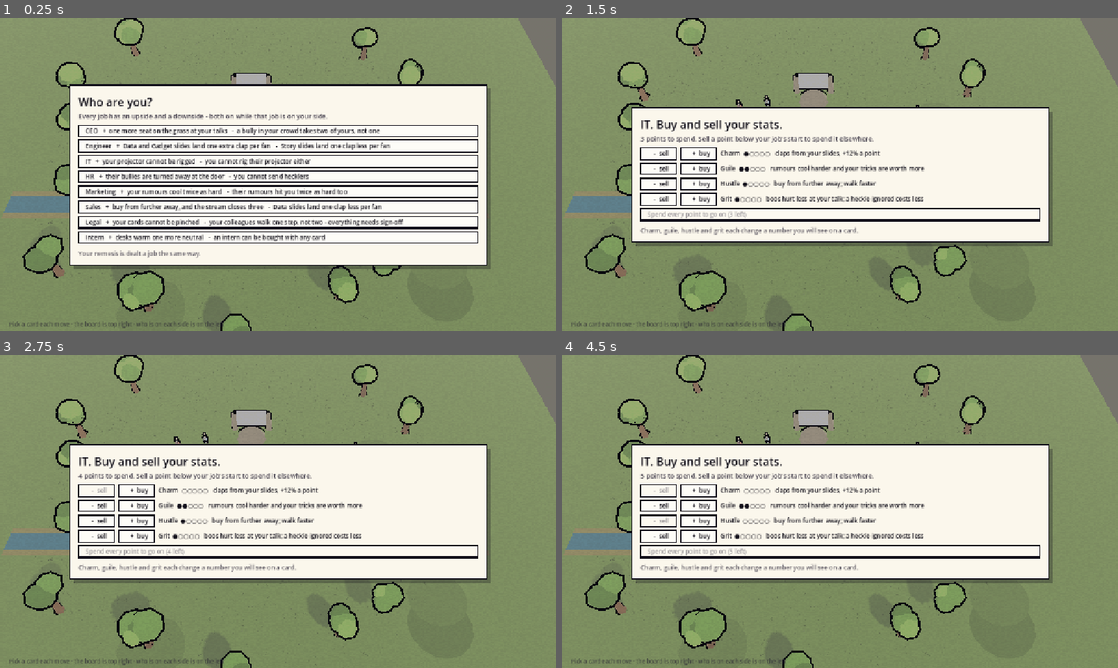
Above: before the commit, frames 1-4 (two rows, left to right).
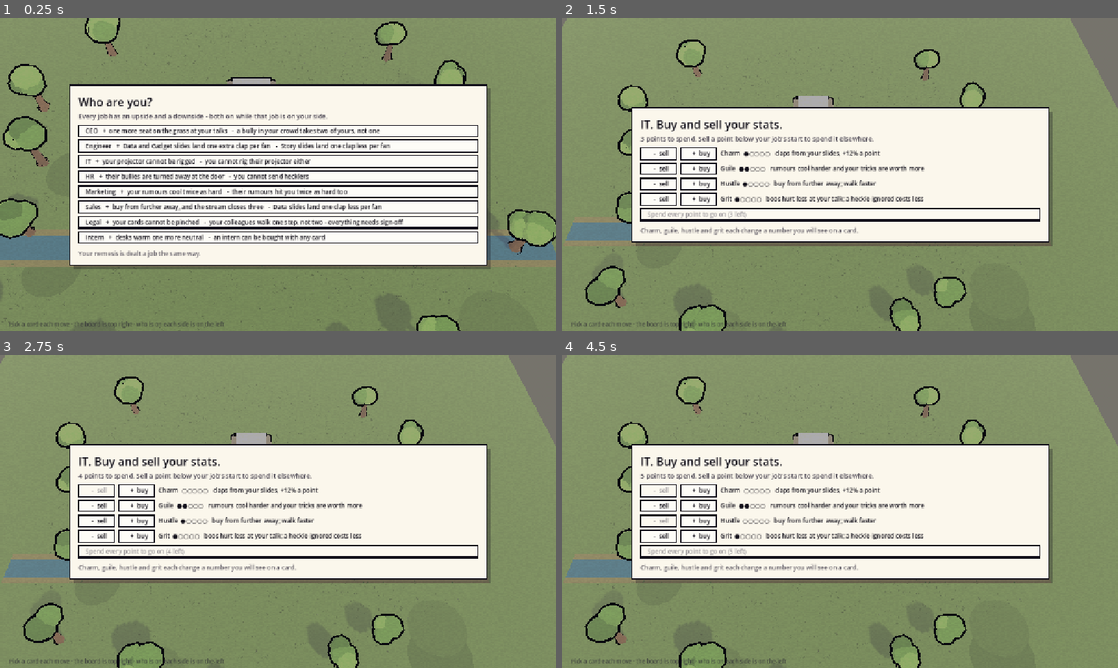
Above: after the commit, the same moments.

Repository: nathandunn/flipbook-field
Game: Godot game, scene res://scenes/main.tscn
The game is run twice, just before and just after one commit, with the same random seed, the same clock (stepped at 60 frames per second) and the same inputs.
Inputs (mouse positions are in pixels of both pictures, inside the frame that each line leads up to):
- Up to frame 1 (0.25 s): no input
- Up to frame 2 (1.5 s): move the mouse to (962, 158) at 0.52 s; hold D (move_right) 0.53-1.25 s; hold E (interact) 0.53-1.25 s; click (962, 158) at 0.67 s; click "+ buy" at 1.25 s
- Up to frame 3 (2.75 s): click "- sell" at 2 s
- Up to frame 4 (4.5 s): click "- sell" at 2.75 s; click "+ buy" at 3.5 s; click "- sell" at 4.25 s

The runs differ from the first frame. In frame 1, 8.3% of the frame differs, in the area x 0-100%, y 0-100%; in frame 2, 6.0%; in frame 3, 6.0%; in frame 4, 6.0%.

Commit message:
Every panel folds; people walk through each other
- Status block, roster, floor plan, move list and talk panel each get a
  minimise tab (scripts/fold.gd) that tucks them to a title bar; the board
  camera eases into whatever the open panels leave clear
- People and the player live on collision layer 2 and only collide with the
  world: crowds used to stall walks until they timed out and the mover was
  snapped into place (1 in 20 player walks, 2 in 7 colleague walks); after,
  0 of 182 walks ended more than 1.5 m short

Co-Authored-By: Claude Opus 5.5 <noreply@anthropic.com>
Claude-Session: https://claude.ai/code/session_01QVFjdR5Wx9YraLvh63mEVL

Diff:
--- a/project/scripts/floor_plan.gd
+++ b/project/scripts/floor_plan.gd
@@ -15,6 +15,9 @@
 var you: String = ""
 var them: String = ""
 var steps: int = 0
+## Tucked down to its title bar.
+var folded: bool = false
+var _fold: Button
 ## Colleagues on the board: [room, side, initial, morale, ready].
 var units: Array = []
 ## room -> side that walled it (IT firewall).
@@ -27,6 +30,17 @@
 func _ready() -> void:
 	mouse_filter = Control.MOUSE_FILTER_IGNORE
 	visible = false
+	_fold = Fold.button(self, _toggle)
+
+
+func _toggle() -> void:
+	folded = not folded
+	Fold.mark(_fold, folded)
+
+
+## Height on screen right now, for whoever lays out under it.
+func shown_h() -> float:
+	return 30.0 if folded else H
 
 
 func _process(_d: float) -> void:
@@ -35,7 +49,8 @@
 	var vp := get_viewport_rect().size
 	# Top right: the HUD has the top left, the planner has the bottom.
 	position = Vector2(vp.x - W - 16.0, 16.0)
-	size = Vector2(W, H)
+	size = Vector2(W, shown_h())
+	_fold.position = Vector2(W - Fold.SIZE.x - 5, 4)
 	queue_redraw()
 
 
@@ -47,6 +62,15 @@
 
 func _draw() -> void:
 	if board == null:
+		return
+	var font0 := ThemeDB.fallback_font
+	if folded:
+		draw_rect(Rect2(Vector2(6, 7), Vector2(W, 30)), Color(0.07, 0.06, 0.1, 0.3), true)
+		draw_rect(Rect2(Vector2.ZERO, Vector2(W, 30)), PAPER, true)
+		draw_rect(Rect2(Vector2.ZERO, Vector2(W, 30)), INK, false, 3.0)
+		draw_string(font0, Vector2(10, 20), "BOARD   you: %s  ·  them: %s" % [
+			board.rooms[you]["short"] if board.rooms.has(you) else "-",
+			board.rooms[them]["short"] if board.rooms.has(them) else "-"], HORIZONTAL_ALIGNMENT_LEFT, W - 44, 12, INK)
 		return
 	draw_rect(Rect2(Vector2(6, 7), Vector2(W, H)), Color(0.07, 0.06, 0.1, 0.3), true)
 	draw_rect(Rect2(Vector2.ZERO, Vector2(W, H)), PAPER, true)
--- /dev/null
+++ b/project/scripts/fold.gd
@@ -0,0 +1,49 @@
+## Fold — the little [–] / [+] tab every panel carries.
+##
+## Any panel can be tucked down to its title bar and brought back, so the board
+## can be watched whole. The camera reframes into whatever the panels leave
+## clear (see Game._frame_board).
+class_name Fold
+extends RefCounted
+
+const PAPER := Color("fbf7ec")
+const INK := Color("12101a")
+const SIZE := Vector2(26, 22)
+
+
+## A fold tab parented to [param parent]; [param on_toggle] is called on press.
+## The caller places it (top-right of its panel) every frame.
+static func button(parent: Control, on_toggle: Callable) -> Button:
+	var b := Button.new()
+	b.text = "–"
+	b.tooltip_text = "Minimise"
+	b.focus_mode = Control.FOCUS_NONE
+	b.mouse_filter = Control.MOUSE_FILTER_STOP
+	b.custom_minimum_size = SIZE
+	b.size = SIZE
+	b.alignment = HORIZONTAL_ALIGNMENT_CENTER
+	b.add_theme_font_size_override("font_size", 15)
+	b.add_theme_color_override("font_color", INK)
+	b.add_theme_color_override("font_hover_color", INK)
+	b.add_theme_color_override("font_pressed_color", PAPER)
+	b.add_theme_stylebox_override("normal", _box(Color(1, 1, 1, 0.6)))
+	b.add_theme_stylebox_override("hover", _box(Color(1, 1, 1, 1.0)))
+	b.add_theme_stylebox_override("pressed", _box(Color(0.13, 0.11, 0.18, 0.9)))
+	b.pressed.connect(on_toggle)
+	parent.add_child(b)
+	return b
+
+
+## Show the right glyph for the state: – folds, + unfolds.
+static func mark(b: Button, folded: bool) -> void:
+	b.text = "+" if folded else "–"
+	b.tooltip_text = "Restore" if folded else "Minimise"
+
+
+static func _box(fill: Color) -> StyleBoxFlat:
+	var sb := StyleBoxFlat.new()
+	sb.bg_color = fill
+	sb.border_color = INK
+	sb.set_border_width_all(2)
+	sb.set_content_margin_all(0)
+	return sb
--- a/project/scripts/game.gd
+++ b/project/scripts/game.gd
@@ -178,6 +178,10 @@
 	roster.game = self
 	$UI.add_child(roster)
 	planner.left_margin = Roster.W + 12.0
+	# The HUD last in the UI tree: its toasts draw on top already (z_index),
+	# and its fold tab has to be first in line for clicks too - the planner
+	# covers the window to catch stray clicks.
+	hud.move_to_front()
 	planner.top_margin = FloorPlan.H + 16.0
 
 	hud.set_hint("Pick a card each move · the board is top right · who is on each side is on the left")
@@ -573,20 +577,23 @@
 	# The roster is the table; the talk and the round card sit on top of it.
 	roster.visible = _started and not talk_ui.visible
 	floor_plan.visible = _started and not talk_ui.visible
+	# The move list sits under the floor plan, however tall that is right now.
+	planner.top_margin = 16.0 + floor_plan.shown_h() + 12.0
 	if board_cam and board_cam.current:
-		_frame_board()
+		_frame_board(_delta)
 
 
 ## Aim the board camera so the whole office fits in the part of the window the
 ## panels leave clear: between the roster on the left and the move list on the
 ## right. Recomputed every frame, so any window size frames the same board.
-func _frame_board() -> void:
+func _frame_board(delta: float = 1.0) -> void:
 	var vp := get_viewport().get_visible_rect().size
 	if vp.x <= 0.0 or vp.y <= 0.0:
 		return
-	var left := Roster.W + 24.0
-	var right := vp.x - Planner.COLUMN_W - 32.0
-	var top := 128.0
+	# A folded panel gives its side of the window back to the board.
+	var left := 16.0 if roster.folded else Roster.W + 24.0
+	var right := vp.x - 16.0 if planner.folded else vp.x - Planner.COLUMN_W - 32.0
+	var top := hud.status_bottom() + 8.0
 	# A narrow window has no room for a clear column: frame the whole screen
 	# and let the panels sit over the grass.
 	if right - left < vp.x * 0.3:
@@ -603,13 +610,18 @@
 	var span_z := (BOARD_MAX.y - BOARD_MIN.y) * 0.5 * sin(pitch) * 1.15
 	var d: float = maxf(span_x * half / (free_w * 0.5 * t), span_z * half / (free_h * 0.5 * t))
 	var center := Vector3((BOARD_MIN.x + BOARD_MAX.x) * 0.5, 0.0, (BOARD_MIN.y + BOARD_MAX.y) * 0.5)
-	board_cam.global_position = center + Vector3(0.0, d * sin(pitch), d * cos(pitch))
+	var want_pos := center + Vector3(0.0, d * sin(pitch), d * cos(pitch))
 	board_cam.rotation = Vector3(-pitch, 0.0, 0.0)
 	# Slide the picture into the clear area: offsets are in metres on the
 	# camera's own plane at the focal distance.
 	var px_per_m := half / (d * t)
-	board_cam.h_offset = -((left + right) * 0.5 - vp.x * 0.5) / px_per_m
-	board_cam.v_offset = -((top + vp.y) * 0.5 - vp.y * 0.5) / px_per_m
+	var want_h := -((left + right) * 0.5 - vp.x * 0.5) / px_per_m
+	var want_v := -((top + vp.y) * 0.5 - vp.y * 0.5) / px_per_m
+	# Ease into a new framing (a panel folded or opened) rather than jump.
+	var k := clampf(delta * 6.0, 0.0, 1.0)
+	board_cam.global_position = board_cam.global_position.lerp(want_pos, k)
+	board_cam.h_offset = lerpf(board_cam.h_offset, want_h, k)
+	board_cam.v_offset = lerpf(board_cam.v_offset, want_v, k)
 
 
 # --- one move ----------------------------------------------------------------
--- a/project/scripts/hud.gd
+++ b/project/scripts/hud.gd
@@ -23,6 +23,9 @@
 var _toast_t: float = 0.0
 var _banner_t: float = 0.0
 var _prompt_visible: bool = false
+## The status block tucked down to round and score.
+var folded: bool = false
+var _fold: Button
 
 
 func _ready() -> void:
@@ -45,6 +48,27 @@
 	_prompt.visible = false
 	_toast.visible = false
 	_banner.visible = false
+	_fold = Fold.button(self, _toggle)
+	_fold.visible = false
+
+
+func _toggle() -> void:
+	folded = not folded
+	Fold.mark(_fold, folded)
+
+
+## The status block's box: round and score always; hand and the room's wants
+## unless folded.
+func _status_rect() -> Rect2:
+	var w := maxf(_score_label.size.x, _round_label.size.x + 130.0)
+	if not folded:
+		w = maxf(w, maxf(_props_label.size.x, _demand_label.size.x))
+	return Rect2(Vector2(12, 8), Vector2(w + 32 + Fold.SIZE.x, 62.0 if folded else 110.0))
+
+
+## Bottom edge of the status block, for the roster to sit under.
+func status_bottom() -> float:
+	return _status_rect().end.y if _round_label.text != "" else 8.0
 
 
 func _mk(size: int, col: Color) -> Label:
@@ -141,6 +165,11 @@
 
 	_demand_label.size = _demand_label.get_minimum_size()
 	_demand_label.position = Vector2(20, 92)
+	_props_label.visible = not folded
+	_demand_label.visible = not folded
+	_fold.visible = _round_label.text != ""
+	var sr := _status_rect()
+	_fold.position = Vector2(sr.end.x - Fold.SIZE.x - 6, sr.position.y + 6)
 
 	_hint.size = _hint.get_minimum_size()
 	_hint.position = Vector2(20, vp.y - 26)
@@ -172,8 +201,7 @@
 	# Panel behind the status block. Nothing to say yet (the setup screen is
 	# up), nothing to draw.
 	if _round_label.text != "":
-		var top := Rect2(Vector2(12, 8), Vector2(
-			maxf(maxf(_score_label.size.x, _props_label.size.x), _demand_label.size.x) + 32, 110))
+		var top := _status_rect()
 		draw_rect(top, Color(0.98, 0.96, 0.90, 0.82), true)
 		draw_rect(top, INK, false, 3.0)
 
--- a/project/scripts/person.gd
+++ b/project/scripts/person.gd
@@ -63,6 +63,11 @@
 
 func _ready() -> void:
 	_gravity = float(ProjectSettings.get_setting("physics/3d/default_gravity", 9.8)) * 1.8
+	# People stand on the world (layer 1) but walk through each other (they
+	# live on layer 2 and only look for layer 1). Bumping into a crowd used to
+	# stall a walk until it timed out and the mover was snapped into place.
+	collision_layer = 2
+	collision_mask = 1
 
 	var shape := CollisionShape3D.new()
 	var cap := CapsuleShape3D.new()
--- a/project/scripts/planner.gd
+++ b/project/scripts/planner.gd
@@ -33,6 +33,9 @@
 ## Room left for the roster on the left and the floor plan at the top right.
 var left_margin: float = 0.0
 var top_margin: float = 0.0
+## Tucked down to its title bar: the cards wait there until you open it.
+var folded: bool = false
+var _fold: Button
 
 
 func _ready() -> void:
@@ -55,6 +58,12 @@
 	_box.add_theme_constant_override("separation", 6)
 	_box.size_flags_horizontal = Control.SIZE_EXPAND_FILL
 	_scroll.add_child(_box)
+	_fold = Fold.button(self, _toggle)
+
+
+func _toggle() -> void:
+	folded = not folded
+	Fold.mark(_fold, folded)
 
 
 func _label(size: int, col: Color) -> Label:
@@ -219,6 +228,13 @@
 	var rows := _box.get_combined_minimum_size().y
 	var foot := 0.0 if _mode == "run" else _hint.get_minimum_size().y + 10.0
 	var h: float = minf(pad * 2.0 + head + rows + foot, vp.y - top_margin - 22.0 - 12.0)
+	# Folded: just the title bar, and clicks go through to nothing behind it.
+	_sub.visible = not folded
+	_scroll.visible = not folded
+	_hint.visible = not folded
+	mouse_filter = Control.MOUSE_FILTER_IGNORE if folded else Control.MOUSE_FILTER_STOP
+	if folded:
+		h = pad * 1.4 + _title.get_minimum_size().y
 	if docked:
 		_panel_rect = Rect2(Vector2(roundf(vp.x - w - 16.0), roundf(top_margin)), Vector2(w, h))
 	else:
@@ -227,7 +243,8 @@
 		)
 
 	var x := _panel_rect.position.x + pad
-	var y := _panel_rect.position.y + pad
+	var y := _panel_rect.position.y + (pad * 0.7 if folded else pad)
+	_fold.position = Vector2(_panel_rect.end.x - Fold.SIZE.x - 8, _panel_rect.position.y + 8)
 
 	_title.size = _title.get_minimum_size()
 	_title.position = Vector2(x, y)
@@ -254,7 +271,8 @@
 	if not visible:
 		return
 	var vp := get_viewport_rect().size
-	draw_rect(Rect2(Vector2.ZERO, vp), Color(0.07, 0.06, 0.1, 0.18), true)
+	if not folded:
+		draw_rect(Rect2(Vector2.ZERO, vp), Color(0.07, 0.06, 0.1, 0.18), true)
 	draw_rect(
 		Rect2(_panel_rect.position + Vector2(8, 9), _panel_rect.size),
 		Color(0.07, 0.06, 0.1, 0.30), true
--- a/project/scripts/player.gd
+++ b/project/scripts/player.gd
@@ -51,6 +51,9 @@
 
 func _ready() -> void:
 	_gravity = float(ProjectSettings.get_setting("physics/3d/default_gravity", 9.8)) * 1.8
+	# Same as Person: stand on the world, pass through people.
+	collision_layer = 2
+	collision_mask = 1
 
 	dress(role)
 
--- a/project/scripts/presentation.gd
+++ b/project/scripts/presentation.gd
@@ -36,6 +36,9 @@
 var _log: Label
 var _box: VBoxContainer
 var _panel_rect := Rect2()
+## Tucked down to title and tally, to watch the crowd; the choice waits.
+var folded: bool = false
+var _fold: Button
 
 
 func _ready() -> void:
@@ -52,6 +55,12 @@
 	_box = VBoxContainer.new()
 	_box.add_theme_constant_override("separation", 8)
 	add_child(_box)
+	_fold = Fold.button(self, _toggle)
+
+
+func _toggle() -> void:
+	folded = not folded
+	Fold.mark(_fold, folded)
 
 
 func _label(size: int, col: Color) -> Label:
@@ -520,12 +529,19 @@
 		+ _tally.get_minimum_size().y + 12.0
 	var rows: float = _box.get_combined_minimum_size().y
 	var h: float = minf(pad * 2.0 + head + rows + 12.0 + 40.0, vp.y - 44.0)
+	_sub.visible = not folded
+	_box.visible = not folded
+	_log.visible = not folded
+	mouse_filter = Control.MOUSE_FILTER_IGNORE if folded else Control.MOUSE_FILTER_STOP
+	if folded:
+		h = pad * 2.0 + _title.get_minimum_size().y + 6.0 + _tally.get_minimum_size().y
 	_panel_rect = Rect2(
 		Vector2(roundf(vp.x * 0.5 - w * 0.5), roundf(vp.y - h - 22.0)), Vector2(w, h)
 	)
 
 	var x := _panel_rect.position.x + pad
 	var y := _panel_rect.position.y + pad
+	_fold.position = Vector2(_panel_rect.end.x - Fold.SIZE.x - 10, _panel_rect.position.y + 10)
 
 	_title.size = _title.get_minimum_size()
 	_title.position = Vector2(x, y)
@@ -533,7 +549,8 @@
 
 	_sub.size = _sub.get_minimum_size()
 	_sub.position = Vector2(x, y)
-	y += _sub.size.y + 10
+	if not folded:
+		y += _sub.size.y + 10
 
 	_tally.size = _tally.get_minimum_size()
 	_tally.position = Vector2(x, y)
@@ -555,7 +572,8 @@
 		return
 	var vp := get_viewport_rect().size
 	# Dim only the strip behind the panel; the stage above stays fully lit.
-	draw_rect(Rect2(Vector2.ZERO, vp), Color(0.07, 0.06, 0.1, 0.18), true)
+	if not folded:
+		draw_rect(Rect2(Vector2.ZERO, vp), Color(0.07, 0.06, 0.1, 0.18), true)
 	# Drop shadow then paper, the same treatment as a speech balloon.
 	draw_rect(Rect2(_panel_rect.position + Vector2(8, 9), _panel_rect.size), Color(0.07, 0.06, 0.1, 0.30), true)
 	draw_rect(_panel_rect, PAPER, true)
--- a/project/scripts/roster.gd
+++ b/project/scripts/roster.gd
@@ -20,6 +20,10 @@
 var _box: VBoxContainer
 var _sig: String = ""
 var _t: float = 0.0
+## Tucked down to its title bar.
+var folded: bool = false
+var _fold: Button
+const HEAD := 30.0
 
 
 func _ready() -> void:
@@ -33,16 +37,30 @@
 	_box.add_theme_constant_override("separation", 1)
 	_box.size_flags_horizontal = Control.SIZE_EXPAND_FILL
 	_scroll.add_child(_box)
+	_fold = Fold.button(self, _toggle)
+
+
+func _toggle() -> void:
+	folded = not folded
+	Fold.mark(_fold, folded)
+
+
+## Where the panel's bottom edge is, for whoever lays out around it.
+func bottom() -> float:
+	return position.y + size.y
 
 
 func _process(delta: float) -> void:
 	if not visible or game == null:
 		return
 	var vp := get_viewport_rect().size
-	position = Vector2(12, 128)
-	size = Vector2(W, vp.y - 128 - 34)
-	_scroll.position = Vector2(12, 10)
-	_scroll.size = size - Vector2(20, 20)
+	var top: float = game.hud.status_bottom() + 10.0 if game.get("hud") else 128.0
+	position = Vector2(12, top)
+	size = Vector2(W, HEAD + 4.0 if folded else vp.y - top - 34)
+	_scroll.visible = not folded
+	_scroll.position = Vector2(12, HEAD)
+	_scroll.size = size - Vector2(20, HEAD + 10)
+	_fold.position = Vector2(W - Fold.SIZE.x - 6, 5)
 	_t -= delta
 	if _t <= 0.0:
 		_t = 0.25
@@ -54,6 +72,10 @@
 	draw_rect(Rect2(Vector2(6, 7), size), Color(0.07, 0.06, 0.1, 0.25), true)
 	draw_rect(Rect2(Vector2.ZERO, size), Color(0.98, 0.96, 0.90, 0.92), true)
 	draw_rect(Rect2(Vector2.ZERO, size), INK, false, 3.0)
+	var line := "WHO'S WHO"
+	if game:
+		line += "   you %d  ·  them %d" % [game._count(Arch.Side.PLAYER), game._count(Arch.Side.NEMESIS)]
+	draw_string(ThemeDB.fallback_font, Vector2(14, 21), line, HORIZONTAL_ALIGNMENT_LEFT, W - 50, 14, INK)
 
 
 func _rebuild() -> void:
Not shown, added: project/scripts/fold.gd.uid
Not shown, changed: README.md
Not shown, changed: web/index.html
Not shown, changed: web/index.js.gz
Not shown, changed: web/index.pck
Not shown, changed: web/index.wasm.gz
